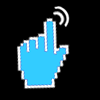
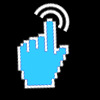
Layered file, before and after one edit (100 × 100). Changes by layer:
renamed "Layer 11" to "Ellipse 1 copy", showed it, moved it above "Layer 14", painted on it over [34,2,70,32]
hid "Layer 14" over [54,6,70,28]
hid "Layer 12" over [53,11,65,26]
